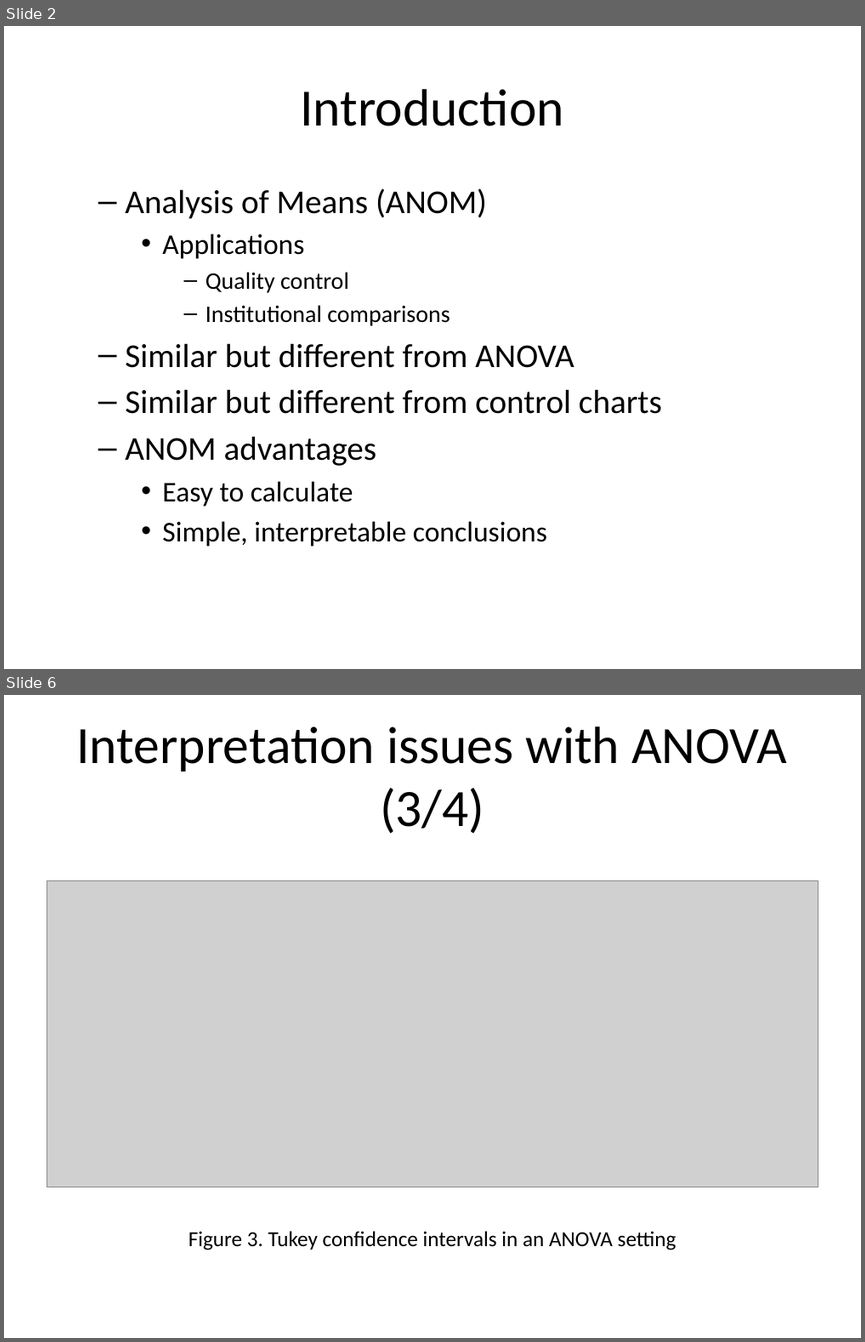
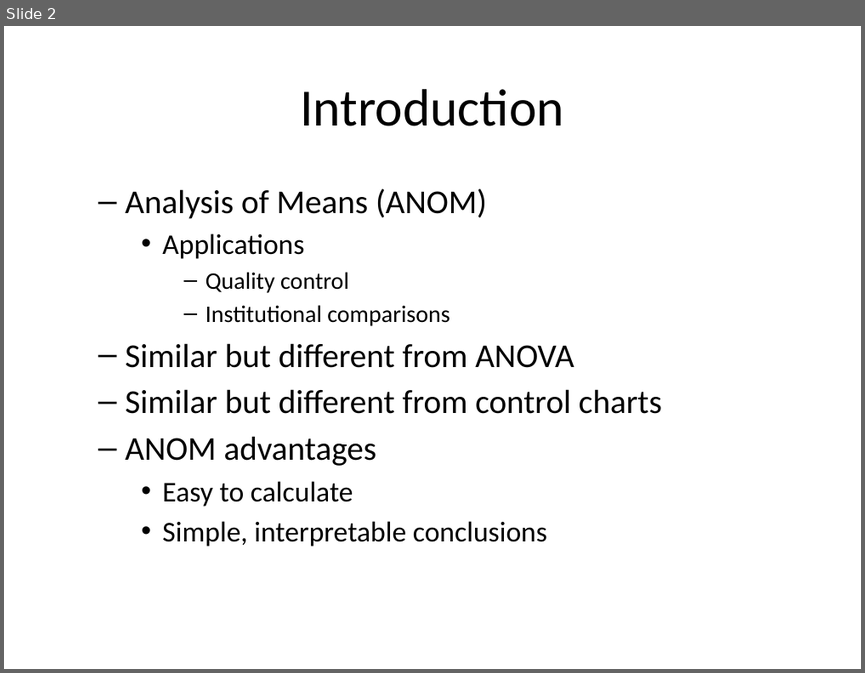
Before and after one commit to pmean/papers-and-presentations, a slide deck: anom/anom-talk.pptx. Shown one above the other, each under a label of ours: slides 2 and 6 before the commit, slide 2 after it; the slides between them are not shown. The pictures are 865x1342 and 865x673 pixels, drawn with LibreOffice and Linux fonts; fonts in the diff are those of the drawing; grey boxes stand for pictures. Boxes give left, top, right and bottom in pixels: in the first picture for what was removed or moved away, otherwise in the second. Text is boxed around its words. In the diff, an @@ line names an element or a change of style, - is before the commit and + after.

Commit message:
Added piston ring images to anom-talk

```diff
--- a/anom/anom-talk.pptx
+++ b/anom/anom-talk.pptx
@@ slide 6 removed at <box>4,695,861,1338</box>, background #FFFFFF @@
@@ title removed at <box>76,726,787,834</box> @@
-Interpretation issues with ANOVA (3/4)
@@ picture removed at <box>46,881,818,1187</box> @@
@@ text removed at <box>188,1231,676,1250</box> @@
-Figure 3. Tukey confidence intervals in an ANOVA setting
```
Also in this commit, not shown: 2 slides changed, 7 slides added, 2 other slides removed, 9 other files.
